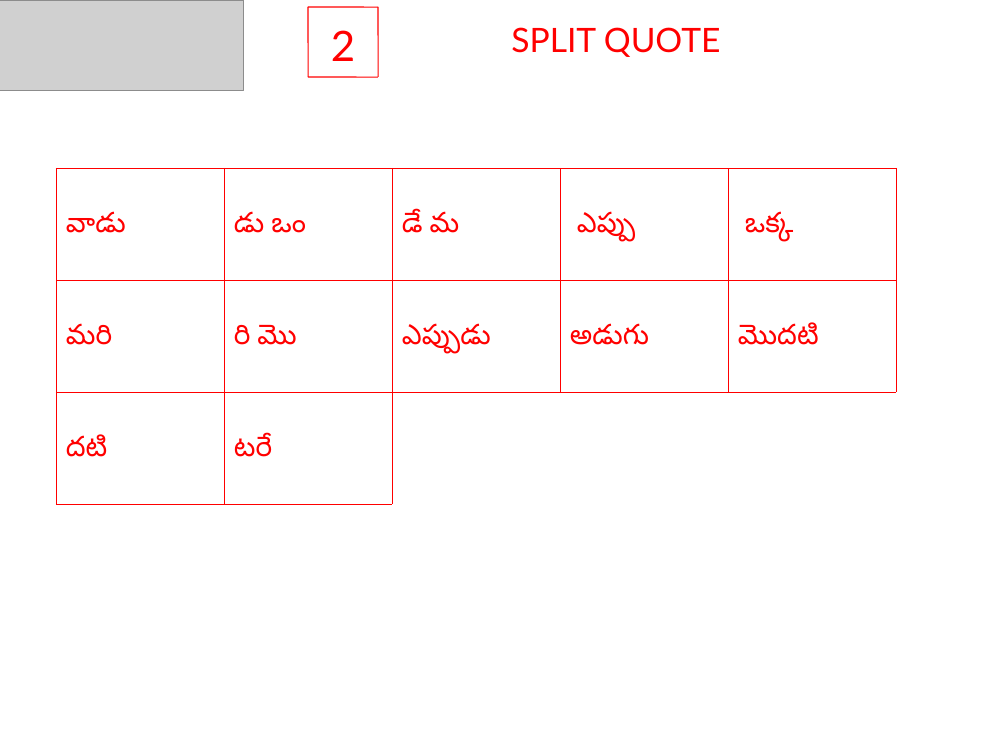
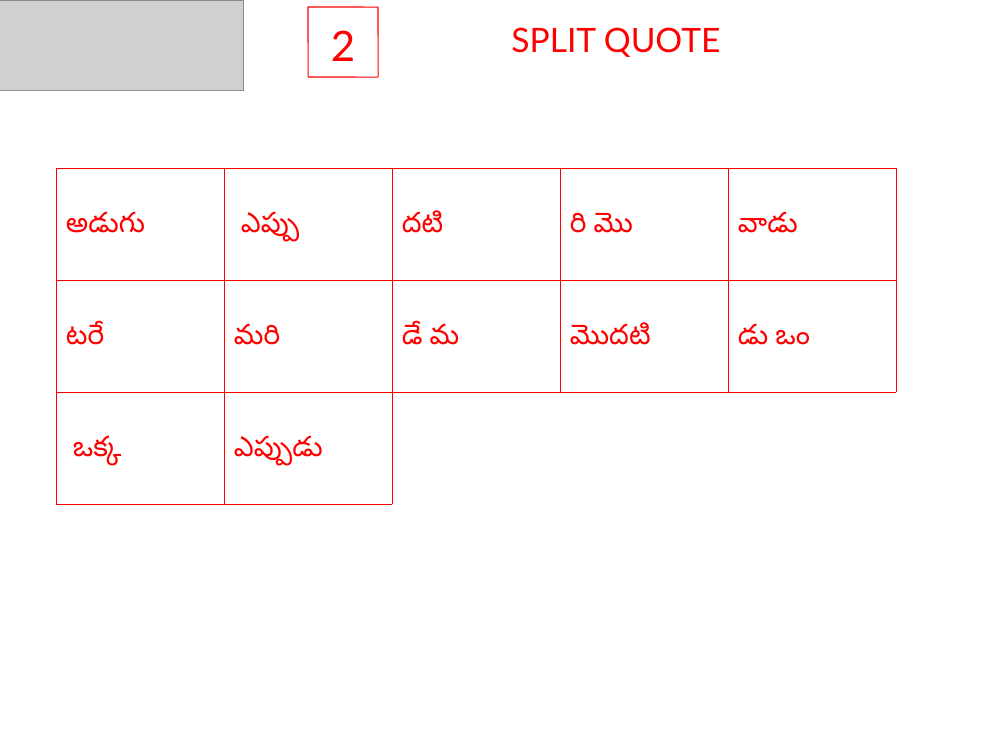
Before and after one commit to sjasthi/auto_quotes_java, a slide deck: slide 2 of Puzzles.ppt. Drawn at 1008x756 pixels with LibreOffice and Linux fonts; fonts in the diff are those of the drawing; grey boxes stand for pictures. Boxes give left, top, right and bottom in pixels: in the first picture for what was removed or moved away, otherwise in the second. Text is boxed around its words. In the diff, an @@ line names an element or a change of style, - is before the commit and + after.

```diff
--- a/Puzzles.ppt
+++ b/Puzzles.ppt
@@ table at (56, 168, 898, 504) @@
-row 1: వాడు | డు ఒం | డే మ | ఎప్పు | ఒక్క
+row 1: అడుగు | ఎప్పు | దటి | రి మొ | వాడు
-row 2: మరి | రి మొ | ఎప్పుడు | అడుగు | మొదటి
+row 2: టరే | మరి | డే మ | మొదటి | డు ఒం
-row 3, column 1: దటి
+row 3, column 1: ఒక్క
-row 3, column 2: టరే
+row 3, column 2: ఎప్పుడు
```
Also in this commit, not shown: 4 other slides changed, 7 other files.
